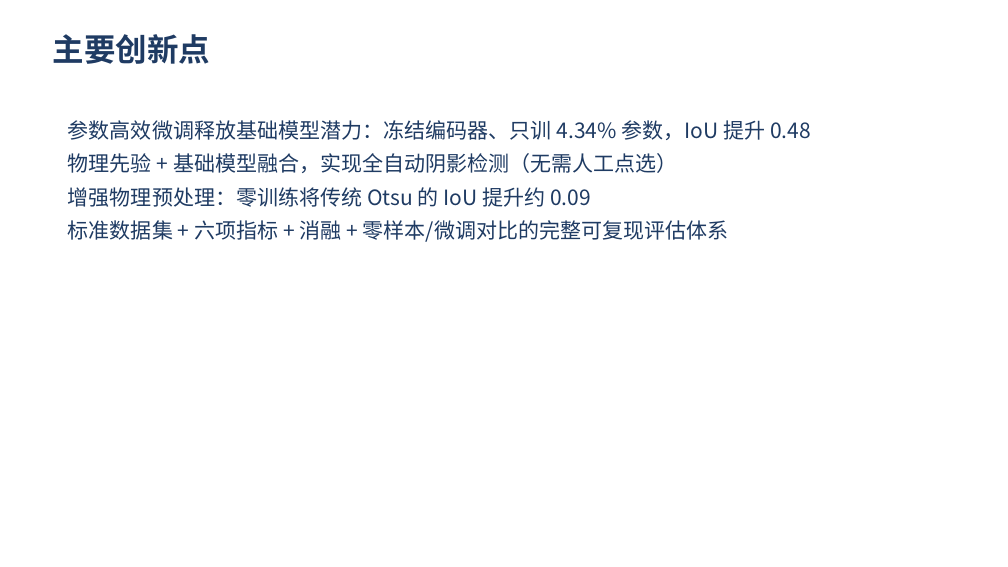
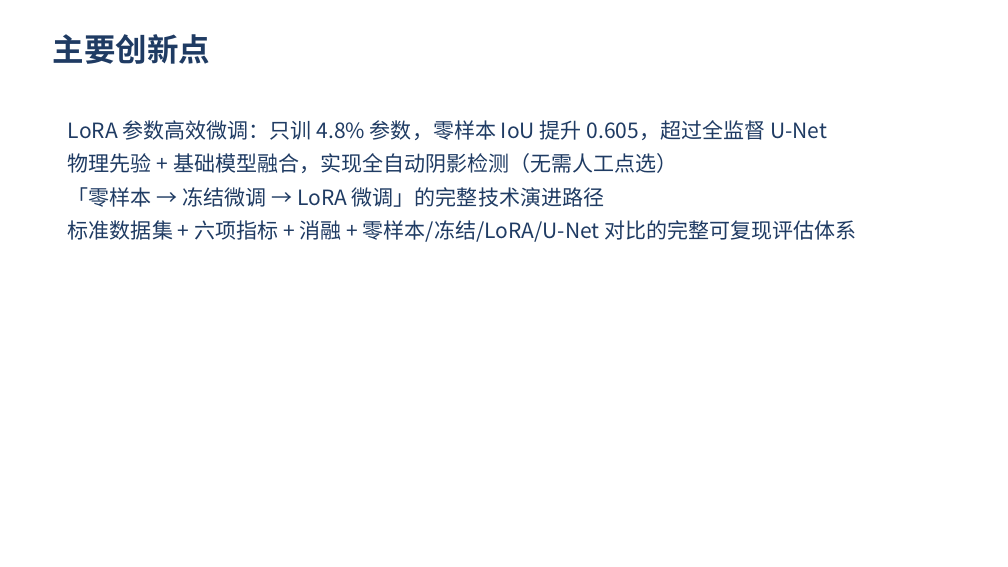
Before and after one commit to forever352/shadow-sam-remote-sensing, a slide deck: slide 11 of 结题答辩PPT_最终版.pptx. Drawn at 1008x567 pixels with LibreOffice and Linux fonts; fonts in the diff are those of the drawing. Boxes give left, top, right and bottom in pixels: in the first picture for what was removed or moved away, otherwise in the second. Text is boxed around its words. In the diff, an @@ line names an element or a change of style, - is before the commit and + after.

Commit message:
更新：LoRA微调(IoU 0.839/BER 0.050,超U-Net) + 重写结题报告/答辩稿/PPT + demo支持LoRA

```diff
--- a/结题答辩PPT_最终版.pptx
+++ b/结题答辩PPT_最终版.pptx
@@ text at <box>68,120,827,140</box>: text changed @@
-参数高效微调释放基础模型潜力：冻结编码器、只训 4.34% 参数，IoU 提升 0.48
+LoRA 参数高效微调：只训 4.8% 参数，零样本 IoU 提升 0.605，超过全监督 U-Net
@@ text at <box>68,187,856,242</box>: text changed @@
-增强物理预处理：零训练将传统 Otsu 的 IoU 提升约 0.09
-标准数据集 + 六项指标 + 消融 + 零样本/微调对比的完整可复现评估体系
+「零样本 → 冻结微调 → LoRA 微调」的完整技术演进路径
+标准数据集 + 六项指标 + 消融 + 零样本/冻结/LoRA/U-Net 对比的完整可复现评估体系
```
Also in this commit, not shown: 3 other slides changed, 7 other files.
